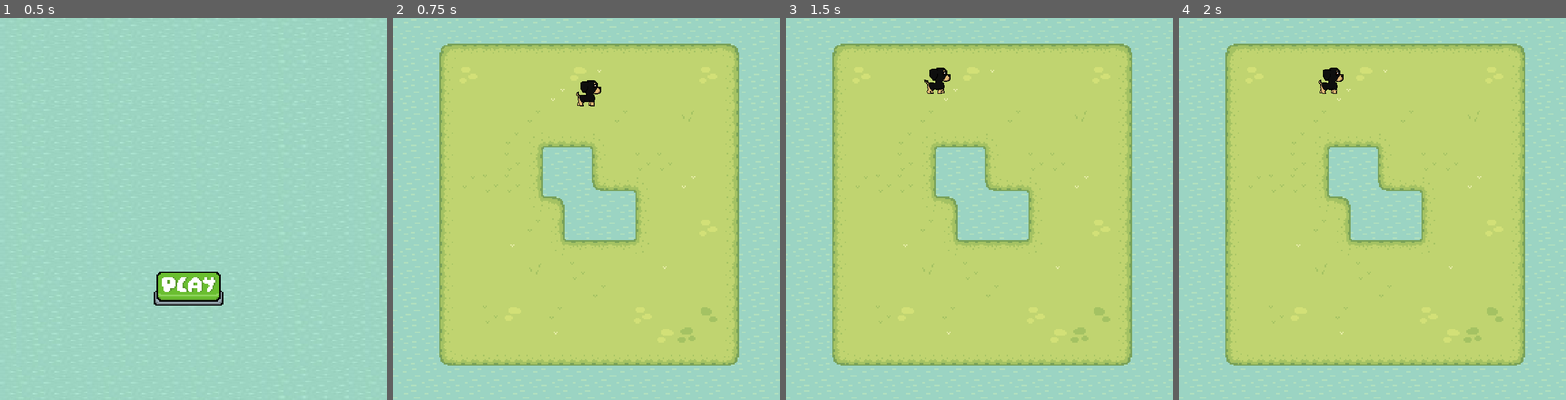
Above: before the commit, frames 1-4 (left to right).
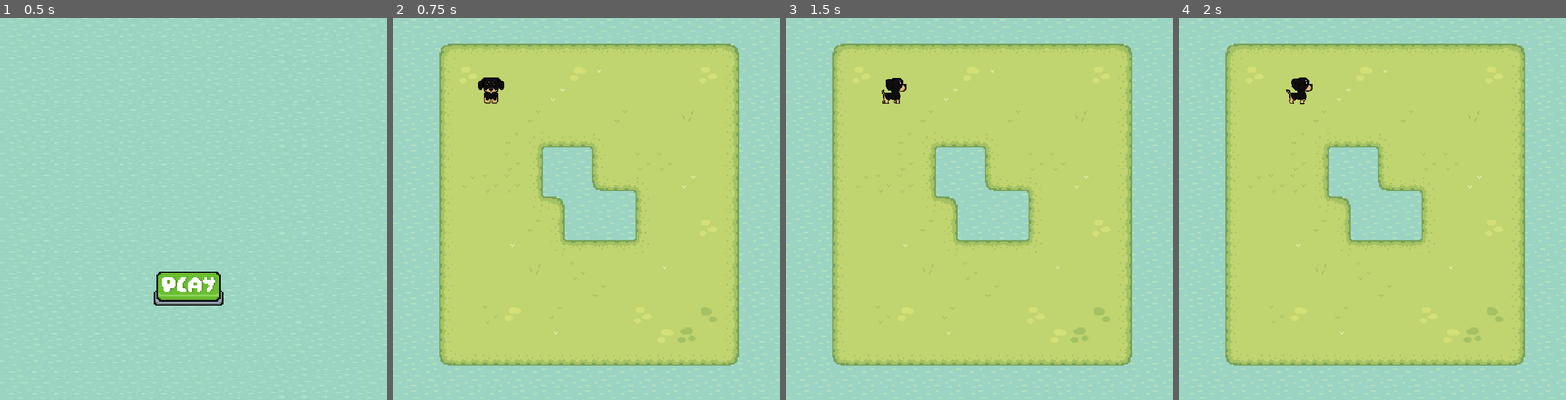
Above: after the commit, the same moments.

Repository: BeatrizPat/Dominic
Game: Godot game, scene res://level/control.tscn
Two runs of this game, one before a commit and one after it. Both use one fixed random seed, a clock stepped at 60 frames per second and the inputs below.
Inputs (mouse positions are in pixels of both pictures, inside the frame that each line leads up to):
- Up to frame 1 (0.5 s): no input
- Up to frame 2 (0.75 s): click (582, 289) at 0.5 s
- Up to frame 3 (1.5 s): tap Enter at 1.25 s; hold D (right) from 1.28 s (still down)
- Up to frame 4 (2 s): keep holding D (right)

Frame 1 is identical in both runs. In frame 2, 0.6% of the frame differs, in the area x 21-54%, y 15-24%; in frame 3, 0.6%; in frame 4, 0.6%.

Commit message:
movimentação em grid com transição e ajuste colisão

Diff:
--- a/characters/dog_player.gd
+++ b/characters/dog_player.gd
@@ -6,29 +6,40 @@
 
 @onready var animation_tree = $AnimationTree
 @onready var state_machine = animation_tree.get("parameters/playback")
-var currPos = [100, 50]
+var currPos = Vector2(56,32)
+var inputs = {"right": Vector2.RIGHT,
+			"left": Vector2.LEFT,
+			"up": Vector2.UP,
+			"down": Vector2.DOWN}
+var moving = false
+var animation_speed = 2
+@onready var ray = $RayCast2D
+
 func _ready():
 	update_animation_parameters(starting_direction)
-func _input(event):
-	if event.is_action_pressed("right"):
-		currPos[0] += tile_size
+	position = position.snapped(Vector2.ONE * tile_size)
+	position += Vector2.ONE * tile_size/2
+func _process(delta):
+	print(ray.is_colliding())
 
-	elif event.is_action_pressed("left"):
-		currPos[0] -= tile_size
+func _unhandled_input(event):
+	if moving:
+		return
+	for dir in inputs.keys():
+		if event.is_action(dir):
+			move(dir)
 
-	elif event.is_action_pressed("up"):
-		currPos[1] -= tile_size
-
-	elif event.is_action_pressed("down"):
-		currPos[1] += tile_size
-
-	self.position = Vector2(currPos[0], currPos[1])
-
-func _physics_process(_delta):
-	#atualiza animação
-	update_animation_parameters(Vector2(currPos[0], currPos[1]))
-	velocity = Vector2(currPos[0], currPos[1]) * move_speed
-	#move_and_slide()
+func move(dir):
+	ray.target_position = inputs[dir] * tile_size
+	ray.force_raycast_update()
+	update_animation_parameters(ray.target_position)
+	if !ray.is_colliding():
+		var tween = create_tween()
+		tween.tween_property(self, "position", position + inputs[dir] * tile_size, 1.0/animation_speed).set_trans(Tween.TRANS_LINEAR)
+		moving = true
+		pick_new_state()
+		await tween.finished
+		moving = false
 	pick_new_state()
 
 func update_animation_parameters(move_input: Vector2):
@@ -37,7 +48,7 @@
 		animation_tree.set("parameters/walk/blend_position", move_input)
 
 func pick_new_state():
-	if(velocity != Vector2.ZERO):
+	if(moving):
 		state_machine.travel("walk")
 	else:
 		state_machine.travel("idle")
--- a/characters/dog_player.tscn
+++ b/characters/dog_player.tscn
@@ -3,8 +3,8 @@
 [ext_resource type="Script" path="res://characters/dog_player.gd" id="1_nr1kn"]
 [ext_resource type="Texture2D" uid="uid://2jsb8j3ik4bw" path="res://assets/dog/cachorro-sheet-finalizado.png" id="2_wuo5t"]
 
-[sub_resource type="RectangleShape2D" id="RectangleShape2D_qyc3e"]
-size = Vector2(15, 9)
+[sub_resource type="RectangleShape2D" id="RectangleShape2D_uebv3"]
+size = Vector2(17.9447, 15)
 
 [sub_resource type="Animation" id="Animation_uuptj"]
 length = 0.001
@@ -238,12 +238,9 @@
 
 [node name="DogPlayer" type="CharacterBody2D"]
 script = ExtResource("1_nr1kn")
-move_speed = null
-starting_direction = null
-tile_size = null
 
 [node name="Sprite2D" type="Sprite2D" parent="."]
-position = Vector2(-5.25, -4.25)
+position = Vector2(0, -3)
 scale = Vector2(0.0424188, 0.0424188)
 texture = ExtResource("2_wuo5t")
 hframes = 4
@@ -251,8 +248,9 @@
 frame = 8
 
 [node name="CollisionShape2D" type="CollisionShape2D" parent="."]
-position = Vector2(-3.5, 1.5)
-shape = SubResource("RectangleShape2D_qyc3e")
+position = Vector2(0, 3)
+scale = Vector2(0.778738, 0.602081)
+shape = SubResource("RectangleShape2D_uebv3")
 
 [node name="AnimationPlayer" type="AnimationPlayer" parent="."]
 libraries = {
@@ -264,3 +262,8 @@
 anim_player = NodePath("../AnimationPlayer")
 parameters/idle/blend_position = Vector2(0, 0.0158274)
 parameters/walk/blend_position = Vector2(0, 0)
+
+[node name="RayCast2D" type="RayCast2D" parent="."]
+scale = Vector2(1.18912, 0.656632)
+target_position = Vector2(2.40458e-07, 8.90485)
+collide_with_areas = true
--- a/level/game_level.tscn
+++ b/level/game_level.tscn
@@ -16,15 +16,15 @@
 0:0/0 = 0
 0:0/0/physics_layer_0/linear_velocity = Vector2(0, 0)
 0:0/0/physics_layer_0/angular_velocity = 0.0
-0:0/0/physics_layer_0/polygon_0/points = PackedVector2Array(-8, 8, -8, -8, 8, -8, 8, -3.40295, -3.22951, -3.39655, -3.27037, 8)
+0:0/0/physics_layer_0/polygon_0/points = PackedVector2Array(-8, -8, 8, -8, 8, 8, -8, 8)
 1:0/0 = 0
 1:0/0/physics_layer_0/linear_velocity = Vector2(0, 0)
 1:0/0/physics_layer_0/angular_velocity = 0.0
-1:0/0/physics_layer_0/polygon_0/points = PackedVector2Array(-8, -8, 8, -8, 8, -3.40295, -8, -3.39655)
+1:0/0/physics_layer_0/polygon_0/points = PackedVector2Array(-8, -8, 8, -8, 8, 8, -8, 8)
 2:0/0 = 0
 2:0/0/physics_layer_0/linear_velocity = Vector2(0, 0)
 2:0/0/physics_layer_0/angular_velocity = 0.0
-2:0/0/physics_layer_0/polygon_0/points = PackedVector2Array(-8, -8, 8, -8, 8, 8, 2.82843, 8, 2.78406, -3.39655, -8, -3.39655)
+2:0/0/physics_layer_0/polygon_0/points = PackedVector2Array(-8, -8, 8, -8, 8, 8, -8, 8)
 3:0/0 = 0
 3:0/0/physics_layer_0/linear_velocity = Vector2(0, 0)
 3:0/0/physics_layer_0/angular_velocity = 0.0
@@ -49,7 +49,7 @@
 0:1/0 = 0
 0:1/0/physics_layer_0/linear_velocity = Vector2(0, 0)
 0:1/0/physics_layer_0/angular_velocity = 0.0
-0:1/0/physics_layer_0/polygon_0/points = PackedVector2Array(-8, 8, -8, -8, -3.18198, -8, -3.27037, 8)
+0:1/0/physics_layer_0/polygon_0/points = PackedVector2Array(-8, -8, 8, -8, 8, 8, -8, 8)
 1:1/next_alternative_id = 2
 1:1/0 = 0
 1:1/0/physics_layer_0/linear_velocity = Vector2(0, 0)
@@ -61,7 +61,7 @@
 2:1/0 = 0
 2:1/0/physics_layer_0/linear_velocity = Vector2(0, 0)
 2:1/0/physics_layer_0/angular_velocity = 0.0
-2:1/0/physics_layer_0/polygon_0/points = PackedVector2Array(2.82843, 8, 3.18198, -8, 8, -8, 8, 8)
+2:1/0/physics_layer_0/polygon_0/points = PackedVector2Array(-8, -8, 8, -8, 8, 8, -8, 8)
 3:1/0 = 0
 3:1/0/physics_layer_0/linear_velocity = Vector2(0, 0)
 3:1/0/physics_layer_0/angular_velocity = 0.0
@@ -71,11 +71,11 @@
 5:1/0 = 0
 5:1/0/physics_layer_0/linear_velocity = Vector2(0, 0)
 5:1/0/physics_layer_0/angular_velocity = 0.0
-5:1/0/physics_layer_0/polygon_0/points = PackedVector2Array(3.18198, 8, 8, 3.27037, 8, 8)
+5:1/0/physics_layer_0/polygon_0/points = PackedVector2Array(-8, -8, 8, -8, 8, 8, -8, 8)
 6:1/0 = 0
 6:1/0/physics_layer_0/linear_velocity = Vector2(0, 0)
 6:1/0/physics_layer_0/angular_velocity = 0.0
-6:1/0/physics_layer_0/polygon_0/points = PackedVector2Array(-8, 8, -8, 3.62392, -3.18198, 8)
+6:1/0/physics_layer_0/polygon_0/points = PackedVector2Array(-8, -8, 8, -8, 8, 8, -8, 8)
 7:1/0 = 0
 7:1/0/physics_layer_0/linear_velocity = Vector2(0, 0)
 7:1/0/physics_layer_0/angular_velocity = 0.0
@@ -88,15 +88,15 @@
 0:2/0 = 0
 0:2/0/physics_layer_0/linear_velocity = Vector2(0, 0)
 0:2/0/physics_layer_0/angular_velocity = 0.0
-0:2/0/physics_layer_0/polygon_0/points = PackedVector2Array(-8, 8, -8, -8, -3.18198, -8, -3.35876, 3.09359, 8, 3.09359, 8, 8)
+0:2/0/physics_layer_0/polygon_0/points = PackedVector2Array(-8, -8, 8, -8, 8, 8, -8, 8)
 1:2/0 = 0
 1:2/0/physics_layer_0/linear_velocity = Vector2(0, 0)
 1:2/0/physics_layer_0/angular_velocity = 0.0
-1:2/0/physics_layer_0/polygon_0/points = PackedVector2Array(-8, 3.27037, 8, 3.44715, 8, 8, -8, 8)
+1:2/0/physics_layer_0/polygon_0/points = PackedVector2Array(-8, -8, 8, -8, 8, 8, -8, 8)
 2:2/0 = 0
 2:2/0/physics_layer_0/linear_velocity = Vector2(0, 0)
 2:2/0/physics_layer_0/angular_velocity = 0.0
-2:2/0/physics_layer_0/polygon_0/points = PackedVector2Array(-8, 3.27037, 2.65165, 2.91681, 3.18198, -8, 8, -8, 8, 8, -8, 8)
+2:2/0/physics_layer_0/polygon_0/points = PackedVector2Array(-8, -8, 8, -8, 8, 8, -8, 8)
 3:2/0 = 0
 3:2/0/physics_layer_0/linear_velocity = Vector2(0, 0)
 3:2/0/physics_layer_0/angular_velocity = 0.0
@@ -106,11 +106,11 @@
 5:2/0 = 0
 5:2/0/physics_layer_0/linear_velocity = Vector2(0, 0)
 5:2/0/physics_layer_0/angular_velocity = 0.0
-5:2/0/physics_layer_0/polygon_0/points = PackedVector2Array(2.89542, -8, 8, -8, 8, -3.50791)
+5:2/0/physics_layer_0/polygon_0/points = PackedVector2Array(-8, -8, 8, -8, 8, 8, -8, 8)
 6:2/0 = 0
 6:2/0/physics_layer_0/linear_velocity = Vector2(0, 0)
 6:2/0/physics_layer_0/angular_velocity = 0.0
-6:2/0/physics_layer_0/polygon_0/points = PackedVector2Array(-8, -8, -3.00678, -8, -8, -3.39655)
+6:2/0/physics_layer_0/polygon_0/points = PackedVector2Array(-8, -8, 8, -8, 8, 8, -8, 8)
 7:2/0 = 0
 7:2/0/physics_layer_0/linear_velocity = Vector2(0, 0)
 7:2/0/physics_layer_0/angular_velocity = 0.0
@@ -268,7 +268,7 @@
 [node name="GameLevel" type="Node2D"]
 
 [node name="DogPlayer" parent="." instance=ExtResource("1_s4lu3")]
-position = Vector2(148, 59)
+position = Vector2(56, 41)
 starting_direction = Vector2(0, 1)
 
 [node name="TileMap" type="TileMap" parent="."]
